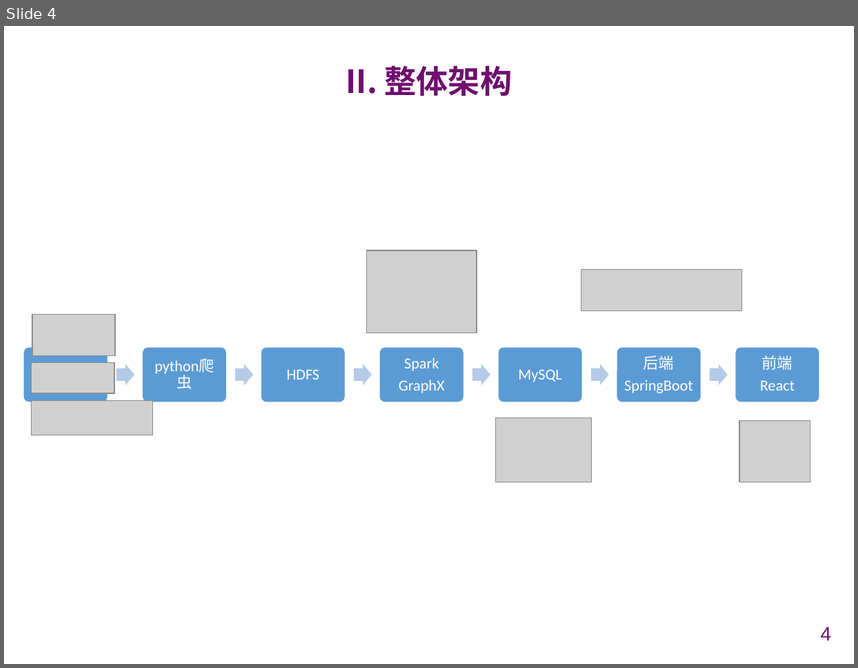
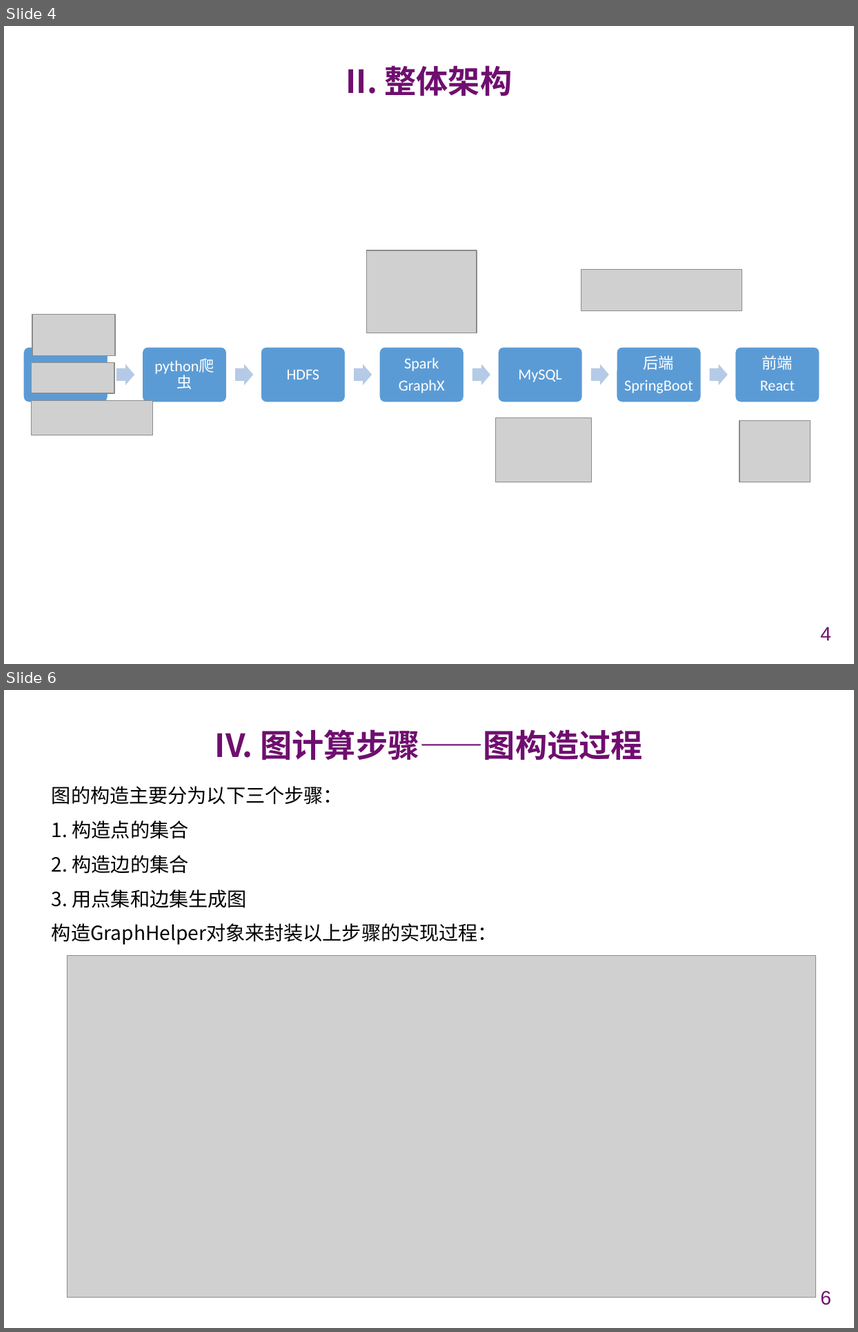
Before and after one commit to chenxiao2402/NJUSE-CloudComputing, a slide deck: PPT/云计算GraphX实现汇报.pptx. Shown one above the other, each under a label of ours: slide 4 before the commit, slides 4 and 6 after it; the slides between them are not shown. The pictures are 858x668 and 858x1332 pixels, drawn with LibreOffice and Linux fonts; fonts in the diff are those of the drawing; grey boxes stand for pictures; background and template pictures are left out. Boxes give left, top, right and bottom in pixels: in the first picture for what was removed or moved away, otherwise in the second. Text is boxed around its words. In the diff, an @@ line names an element or a change of style, - is before the commit and + after.

```diff
--- a/PPT/云计算GraphX实现汇报.pptx
+++ b/PPT/云计算GraphX实现汇报.pptx
@@ slide 6 added at (4,690,854,1328), background #FFFFFF @@
@@ title added at (215,729,642,760), 27 pt, text #6F0E6F, bold @@
+IV. 图计算步骤——图构造过程
@@ text added at (52,786,497,945), 16.5 pt, text #000000 @@
+图的构造主要分为以下三个步骤：
+1. 构造点的集合
+2. 构造边的集合
+3. 用点集和边集生成图
+构造GraphHelper对象来封装以上步骤的实现过程：
@@ picture added at (67,955,816,1297) @@
@@ page number added at (820,1290,831,1305), 16.5 pt, text #6F0E6F @@
+6
```
Also in this commit, not shown: 3 slides changed, 10 other slides added, 3 other files.
